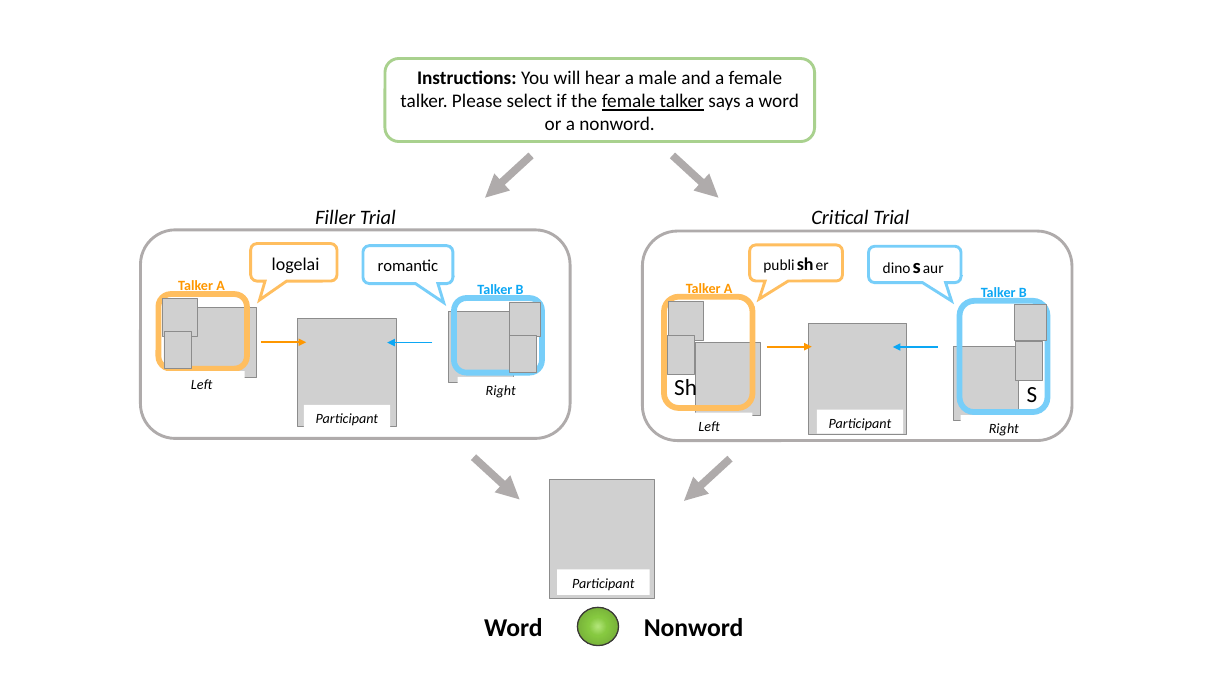
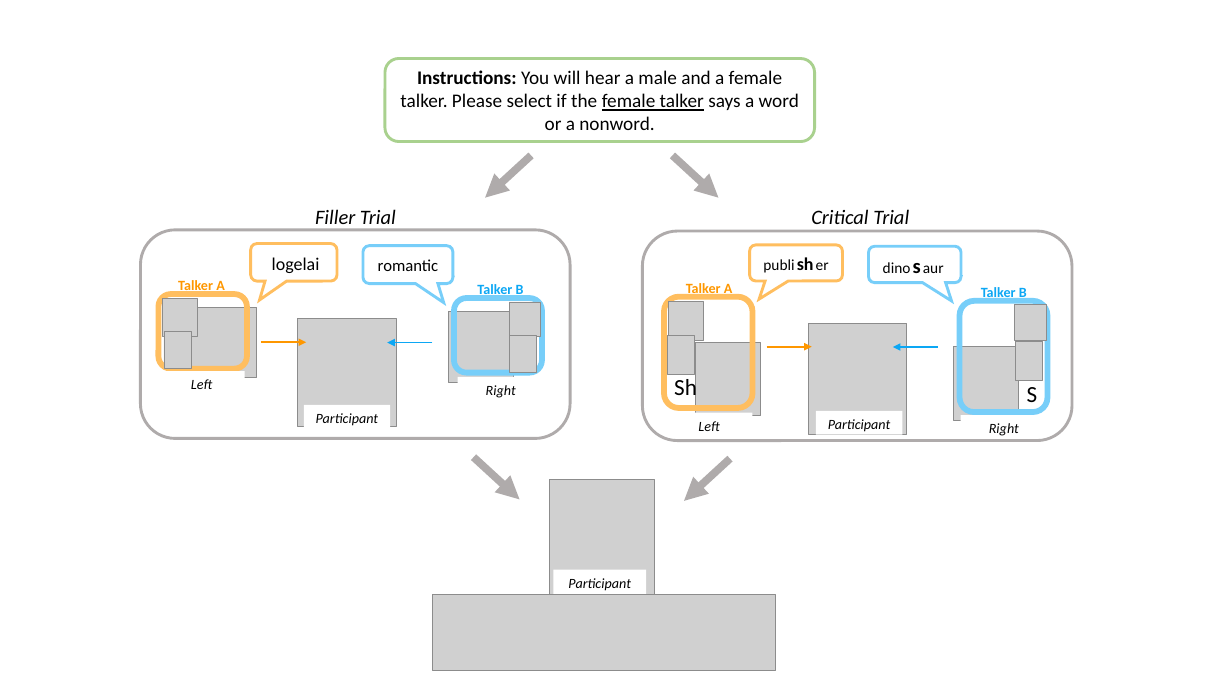
Before and after one commit to Magnolia-S/SI.SP, a slide deck: slide 1 of Writeups/Notes/Design Figures.pptx. Drawn at 1232x693 pixels with LibreOffice and Linux fonts; fonts in the diff are those of the drawing; grey boxes stand for pictures. Boxes give left, top, right and bottom in pixels: in the first picture for what was removed or moved away, otherwise in the second. Text is boxed around its words. In the diff, an @@ line names an element or a change of style, - is before the commit and + after.

```diff
--- a/Writeups/Notes/Design Figures.pptx
+++ b/Writeups/Notes/Design Figures.pptx
@@ rectangle "Participant": place and size @@
-rectangle "Participant" at [557, 569, 650, 595]
+rectangle "Participant" at [554, 569, 646, 595]
@@ picture added at [433, 595, 776, 671] @@
@@ text removed at [484, 618, 543, 636] @@
-Word
@@ ellipse removed at [578, 607, 619, 645] @@
@@ text removed at [644, 618, 744, 637] @@
-Nonword
```
Also in this commit, not shown: 2 other slides changed, 1 slide added, 18 other files.
